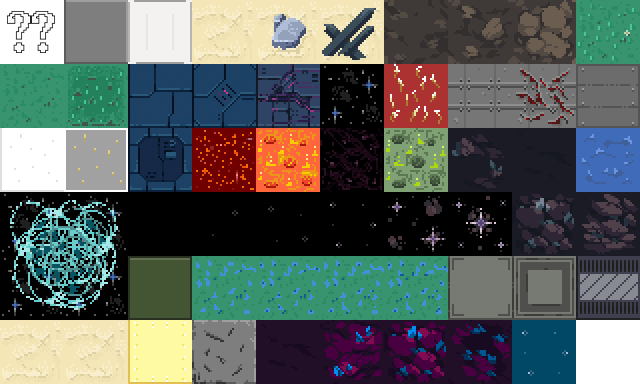
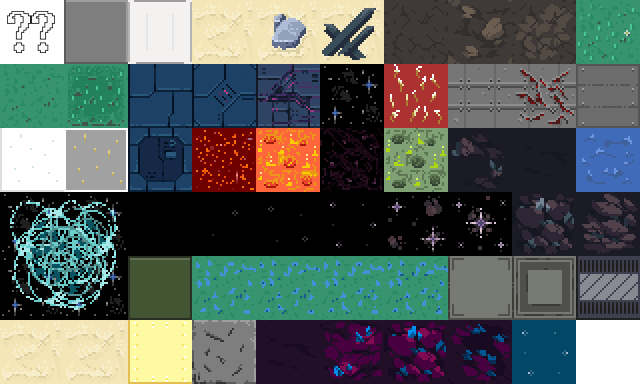
Revision of a layered 640px x 384px image; what changed, layer by layer:
added layer "floor-dirt" (1st of 3) above "floor-dirt" over box(512, 0, 576, 64)
added layer "floor-dirt-simple" (1st of 4) above "floor-dirt-simple" over box(384, 0, 448, 64)
